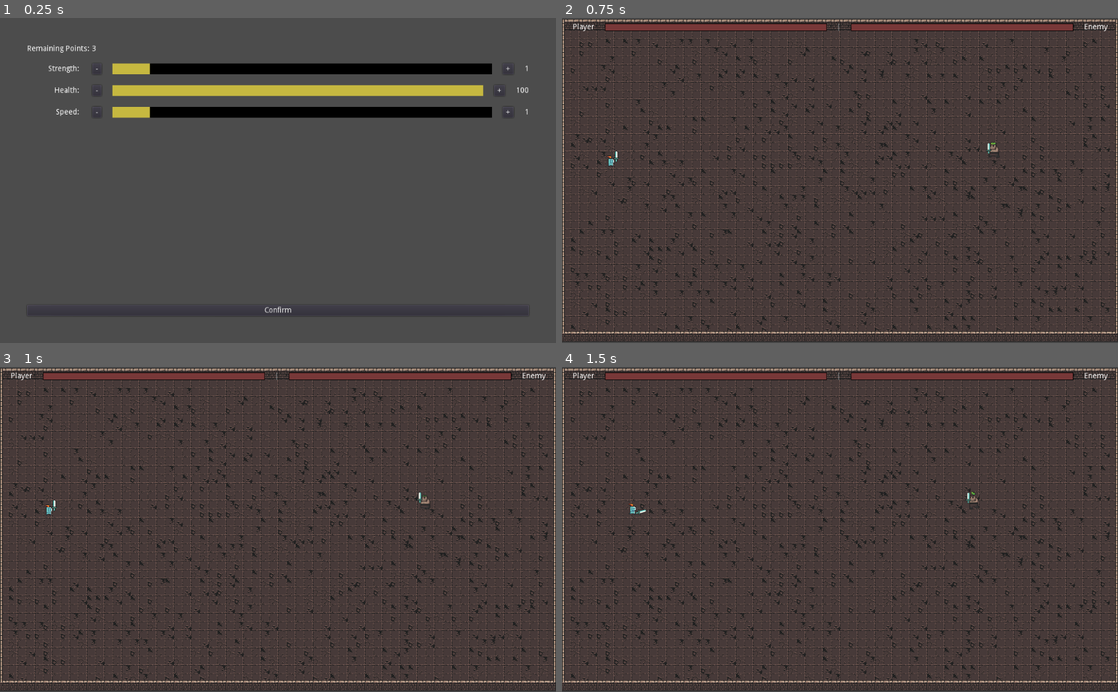
Above: before the commit, frames 1-4 (two rows, left to right).
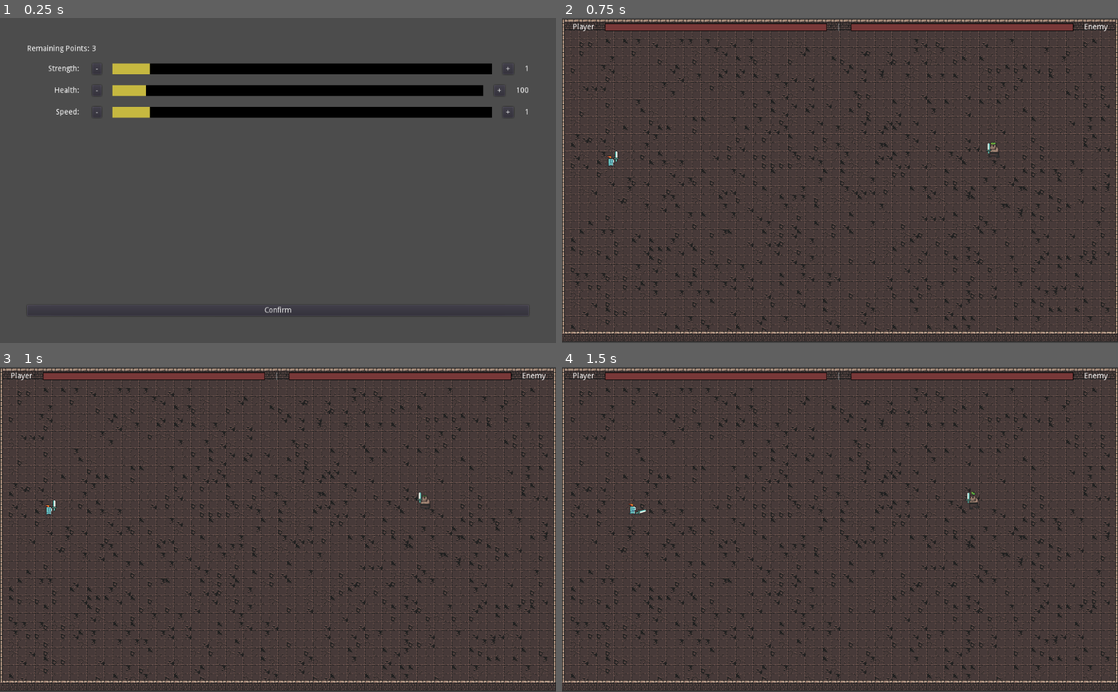
Above: after the commit, the same moments.

Repository: josephmbustamante/ludum-dare-45
Game: Godot game, scene res://Scenes/LevelUp.tscn
Two runs of this game, one before a commit and one after it. Both use one fixed random seed, a clock stepped at 60 frames per second and the inputs below. This scene is started directly instead of the project's main scene.
Inputs (mouse positions are in pixels of both pictures, inside the frame that each line leads up to):
- Up to frame 1 (0.25 s): no input
- Up to frame 2 (0.75 s): click "Confirm" at 0.5 s
- Up to frame 3 (1 s): no input
- Up to frame 4 (1.5 s): tap Enter at 1.25 s; move the mouse to (962, 513) at 1.27 s; hold Right (right) from 1.28 s (still down); click (962, 513) at 1.35 s

The runs differ from the first frame. In frame 1, 2.2% of the frame differs, in the area x 26-87%, y 20-25%; in frame 2, nothing differs; in frame 3, nothing differs; in frame 4, nothing differs.

Commit message:
Add dynamic increment amounts that can be defined by each field

Diff:
--- a/Scripts/LevelUp.gd
+++ b/Scripts/LevelUp.gd
@@ -16,12 +16,15 @@
 onready var max_health = PlayerVariables.stats[PlayerVariables.PLAYER_STATS.health]["max_value"]
 onready var max_speed = PlayerVariables.stats[PlayerVariables.PLAYER_STATS.speed]["max_value"]
 
+onready var increment_strength = PlayerVariables.stats[PlayerVariables.PLAYER_STATS.strength]["increment"]
+onready var increment_health = PlayerVariables.stats[PlayerVariables.PLAYER_STATS.health]["increment"]
+onready var increment_speed = PlayerVariables.stats[PlayerVariables.PLAYER_STATS.speed]["increment"]
 
 # Called when the node enters the scene tree for the first time.
 func _ready():
-	$Rows/StrengthLevelUpField.set_value(current_strength)
-	$Rows/HealthLevelUpField.set_value(current_health)
-	$Rows/SpeedLevelUpField.set_value(current_speed)
+	$Rows/StrengthLevelUpField.initialize_field(current_strength, max_strength, starting_strength - increment_strength)
+	$Rows/HealthLevelUpField.initialize_field(current_health, max_health, starting_health - increment_health)
+	$Rows/SpeedLevelUpField.initialize_field(current_speed, max_speed, starting_speed - increment_speed)
 
 	$Rows/HBoxContainer/RemainingPointsValue.text = str(points_remaining)
 
@@ -31,17 +34,17 @@
 # INCREMENT
 
 func _on_StrengthLevelUpField_increase_pressed():
-	current_strength = increment(max_strength, current_strength)
+	current_strength = increment(max_strength, current_strength, increment_strength)
 	PlayerVariables.set_player_stat_current(PlayerVariables.PLAYER_STATS.strength, current_strength)
 	$Rows/StrengthLevelUpField.set_value(current_strength)
 
 func _on_HealthLevelUpField_increase_pressed():
-	current_health = increment(max_health, current_health)
+	current_health = increment(max_health, current_health, increment_health)
 	PlayerVariables.set_player_stat_current(PlayerVariables.PLAYER_STATS.health, current_health)
 	$Rows/HealthLevelUpField.set_value(current_health)
 
 func _on_SpeedLevelUpField_increase_pressed():
-	current_speed = increment(max_speed, current_speed)
+	current_speed = increment(max_speed, current_speed, increment_speed)
 	PlayerVariables.set_player_stat_current(PlayerVariables.PLAYER_STATS.speed, current_speed)
 	$Rows/SpeedLevelUpField.set_value(current_speed)
 
@@ -49,32 +52,32 @@
 # DECREMENT
 
 func _on_StrengthLevelUpField_decrease_pressed():
-	current_strength = decrement(starting_strength, current_strength)
+	current_strength = decrement(starting_strength, current_strength, increment_strength)
 	PlayerVariables.set_player_stat_current(PlayerVariables.PLAYER_STATS.strength, current_strength)
 	$Rows/StrengthLevelUpField.set_value(current_strength)
 
 func _on_HealthLevelUpField_decrease_pressed():
-	current_health = decrement(starting_health, current_health)
+	current_health = decrement(starting_health, current_health, increment_health)
 	PlayerVariables.set_player_stat_current(PlayerVariables.PLAYER_STATS.health, current_health)
 	$Rows/HealthLevelUpField.set_value(current_health)
 
 func _on_SpeedLevelUpField_decrease_pressed():
-	current_speed = decrement(starting_speed, current_speed)
+	current_speed = decrement(starting_speed, current_speed, increment_speed)
 	PlayerVariables.set_player_stat_current(PlayerVariables.PLAYER_STATS.speed, current_speed)
 	$Rows/SpeedLevelUpField.set_value(current_speed)
 
 # INTERNAL HELPERS
 
-func decrement(starting_level, current_level):
-	if (current_level > 1 && current_level > starting_level && points > points_remaining):
-		current_level -= 1
+func decrement(starting_level: int, current_level: int, increment: int):
+	if (current_level > starting_level && points > points_remaining):
+		current_level -= increment
 		points_remaining += 1
 		$Rows/HBoxContainer/RemainingPointsValue.text = str(points_remaining)
 	return current_level
 
-func increment(max_level, current_level):
+func increment(max_level: int, current_level: int, increment: int):
 	if (current_level < max_level && points_remaining > 0):
-		current_level += 1
+		current_level += increment
 		points_remaining -= 1
 		$Rows/HBoxContainer/RemainingPointsValue.text = str(points_remaining)
 	return current_level
--- a/Scripts/LevelUpField.gd
+++ b/Scripts/LevelUpField.gd
@@ -4,6 +4,13 @@
 signal decrease_pressed()
 
 export var fieldName = ""
+
+# min_value is a separate parameter from starting_value because we want to set a min_value
+# less than the starting value so there always appears some progress in the bar
+func initialize_field(starting_value: int, max_value: int, min_value: int):
+	$ProgressBar.max_value = max_value
+	$ProgressBar.min_value = min_value
+	set_value(starting_value)
 
 func _ready():
 	$AbilityNameLabel.text = fieldName + ": "
